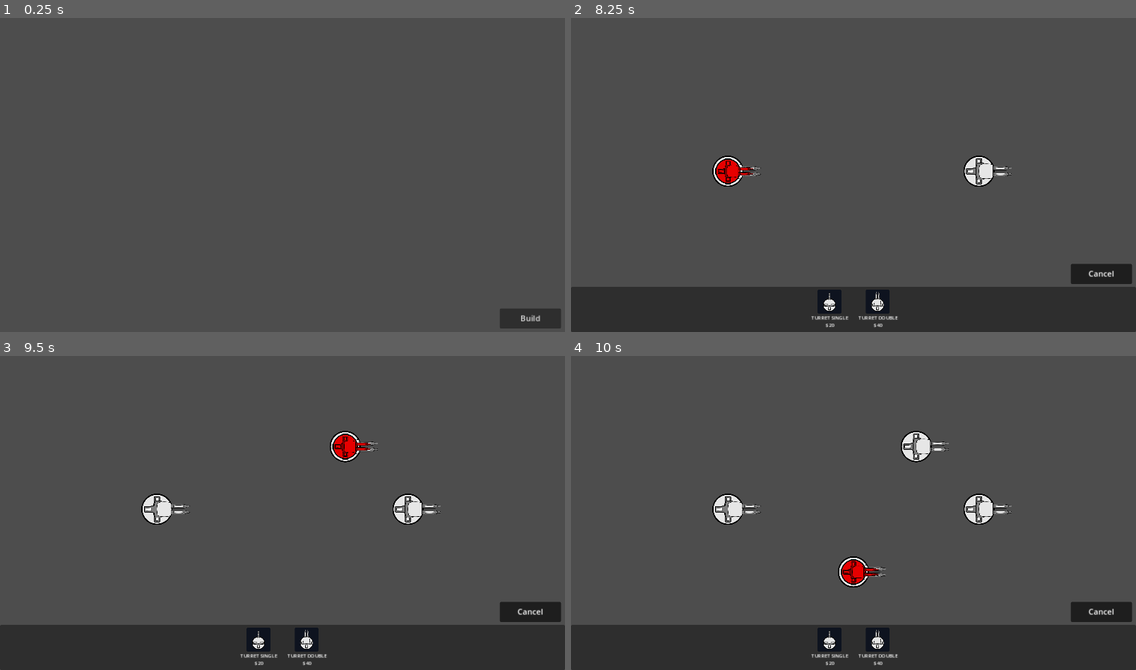
Above: before the commit, frames 1-4 (two rows, left to right).
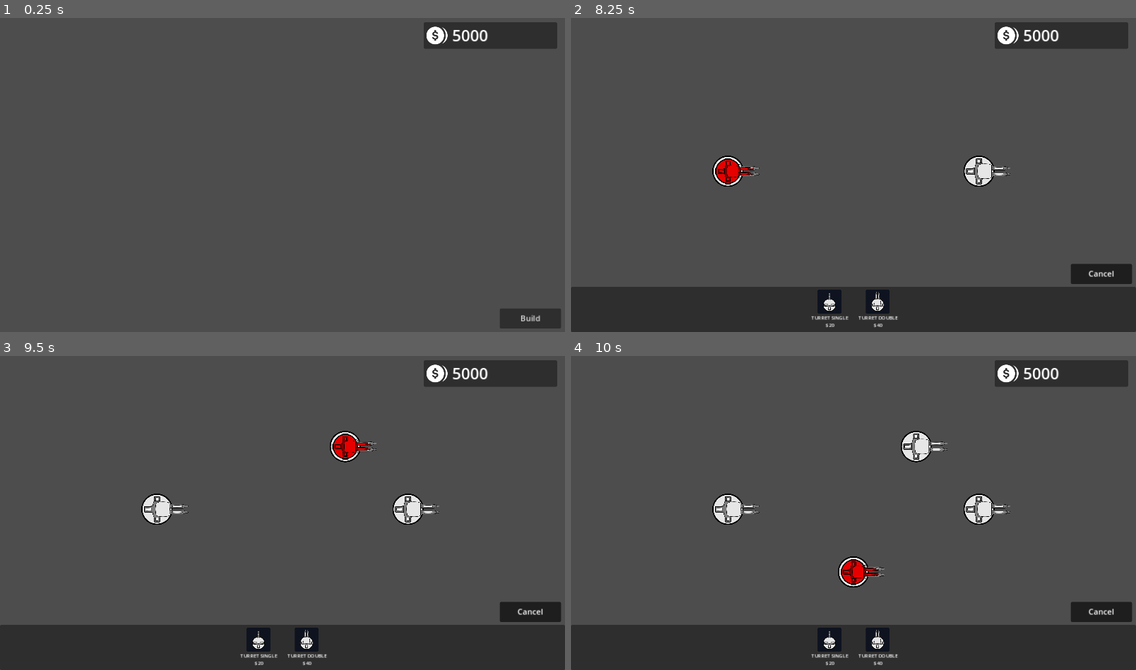
Above: after the commit, the same moments.

Repository: AdilDevStuff/TheLastGameJam2023
Game: Godot game, scene res://Scenes/World.tscn
Same seed, same stepped clock (60 frames per second), same inputs: the game is played once before the commit and once after it. The engine's default icon, where the game draws it, is replaced by a stand-in: a white triangle on a blue panel in a dark square.
Inputs (mouse positions are in pixels of both pictures, inside the frame that each line leads up to):
- Up to frame 1 (0.25 s): no input
- Up to frame 2 (8.25 s): click "Build" at 0.5 s; click (830, 300) at 1.25 s; click (830, 300) at 2 s; click (876, 300) at 2.75 s; click (876, 300) at 3.5 s; click (830, 300) at 4.25 s; click (876, 300) at 5 s; click "Cancel" at 5.75 s; click "Build" at 6.5 s; tap Enter at 7.25 s; move the mouse to (977, 156) at 7.27 s; click (977, 156) at 7.35 s; tap Space at 8 s; move the mouse to (740, 187) at 8.02 s; click (740, 187) at 8.1 s
- Up to frame 3 (9.5 s): tap Enter at 8.75 s; move the mouse to (339, 440) at 8.77 s; click (339, 440) at 8.85 s
- Up to frame 4 (10 s): tap Space at 9.5 s; move the mouse to (825, 575) at 9.52 s; click (825, 575) at 9.6 s

The runs differ from the first frame. In frame 1, 1.9% of the frame differs, in the area x 75-99%, y 1-10%; in frame 2, 2.0%; in frame 3, 2.1%; in frame 4, 2.2%, in the area x 27-99%, y 1-72%.

Commit message:
Fixed Some UI Problems

Diff:
--- a/Scenes/Bullets/DoubleTurret.tscn
+++ b/Scenes/Bullets/DoubleTurret.tscn
@@ -6,7 +6,7 @@
 [ext_resource type="Texture2D" uid="uid://ddbqce70dnhxp" path="res://Assets/PlayerUnits/Turret/DoubleBarrel.png" id="4_kwlg0"]
 
 [sub_resource type="CircleShape2D" id="CircleShape2D_ksn0m"]
-radius = 400.0
+radius = 32.3883
 
 [node name="DoubleTurret" instance=ExtResource("1_larht")]
 script = ExtResource("2_thkuu")
@@ -18,10 +18,8 @@
 [node name="CollisionShape2D" parent="." index="1"]
 shape = SubResource("CircleShape2D_ksn0m")
 
-[node name="Muzzle" type="Node2D" parent="." index="2"]
-scale = Vector2(0.25, 0.25)
+[node name="RayCast2D" parent="Barrel" index="0"]
+target_position = Vector2(1000, 0)
 
-[node name="Muzzle" type="Sprite2D" parent="Muzzle" index="0"]
-rotation = 1.57079
+[node name="MuzzleSprite" parent="Barrel" index="1"]
 texture = ExtResource("4_kwlg0")
-offset = Vector2(0, -120)
--- a/Scenes/Units/SingleTurret.tscn
+++ b/Scenes/Units/SingleTurret.tscn
@@ -2,36 +2,26 @@
 
 [ext_resource type="PackedScene" uid="uid://b5y177mviat22" path="res://Scenes/Units/UnitsBase.tscn" id="1_x6qwa"]
 [ext_resource type="Script" path="res://Scripts/SingleTurret.gd" id="2_c2l4t"]
-[ext_resource type="PackedScene" uid="uid://eli3glw6tkfy" path="res://Scenes/Bullets/SingleCanonShot.tscn" id="3_l8863"]
+[ext_resource type="PackedScene" uid="uid://eli3glw6tkfy" path="res://Scenes/Bullets/CanonShot.tscn" id="3_y7kef"]
 [ext_resource type="Texture2D" uid="uid://bdd8x25daw57a" path="res://Assets/PlayerUnits/Turret/TurretBase.png" id="4_ea8mx"]
 [ext_resource type="Texture2D" uid="uid://dv0bpa5n1qseu" path="res://Assets/PlayerUnits/Turret/SingleBarrel.png" id="5_0tsaj"]
 
-[sub_resource type="CircleShape2D" id="CircleShape2D_of8du"]
-radius = 400.0
+[sub_resource type="CircleShape2D" id="CircleShape2D_fgjlf"]
+radius = 32.3883
 
 [node name="SingleTurret" node_paths=PackedStringArray("muzzle") instance=ExtResource("1_x6qwa")]
 script = ExtResource("2_c2l4t")
 muzzle = NodePath("Barrel")
-health = 5.0
-damage = 2.0
-fire_rate = 1.0
-bullet_scene = ExtResource("3_l8863")
+bullet_scene = ExtResource("3_y7kef")
 
 [node name="Sprite2D" parent="." index="0"]
 scale = Vector2(0.25, 0.25)
 texture = ExtResource("4_ea8mx")
 
 [node name="CollisionShape2D" parent="." index="1"]
-shape = SubResource("CircleShape2D_of8du")
+shape = SubResource("CircleShape2D_fgjlf")
 
-[node name="Barrel" type="Node2D" parent="." index="2"]
-scale = Vector2(0.25, 0.25)
-
-[node name="BarrelSprite" type="Sprite2D" parent="Barrel" index="0"]
-use_parent_material = true
-position = Vector2(54, 0)
-rotation = 1.57079
+[node name="MuzzleSprite" parent="Barrel" index="1"]
 texture = ExtResource("5_0tsaj")
-offset = Vector2(0, -60)
 
 [connection signal="area_entered" from="." to="." method="_on_area_entered"]
--- a/Scenes/Units/UnitsBase.tscn
+++ b/Scenes/Units/UnitsBase.tscn
@@ -2,9 +2,24 @@
 
 [ext_resource type="Script" path="res://Scripts/UnitsBase.gd" id="1_vht0w"]
 
-[node name="UnitsBase" type="Area2D"]
+[node name="UnitsBase" type="Area2D" node_paths=PackedStringArray("raycast", "barrel")]
 script = ExtResource("1_vht0w")
+raycast = NodePath("Barrel/RayCast2D")
+barrel = NodePath("Barrel")
 
 [node name="Sprite2D" type="Sprite2D" parent="."]
 
 [node name="CollisionShape2D" type="CollisionShape2D" parent="."]
+
+[node name="Barrel" type="Node2D" parent="."]
+
+[node name="RayCast2D" type="RayCast2D" parent="Barrel"]
+position = Vector2(64, 0)
+target_position = Vector2(400, 0)
+collide_with_areas = true
+
+[node name="MuzzleSprite" type="Sprite2D" parent="Barrel"]
+use_parent_material = true
+rotation = 1.57079
+scale = Vector2(0.25, 0.25)
+offset = Vector2(0, -108.5)
--- a/Scenes/World.tscn
+++ b/Scenes/World.tscn
@@ -10,6 +10,7 @@
 [ext_resource type="Texture2D" uid="uid://bgymnd70sl2xx" path="res://Assets/UserInterface/ItemButtons/SingleTurretButton.png" id="8_e3kpi"]
 [ext_resource type="Texture2D" uid="uid://dej8n32l0wgg1" path="res://Assets/UserInterface/ItemButtons/SingleTurretButtonHovered.png" id="9_xdw2j"]
 [ext_resource type="Texture2D" uid="uid://doquyojsatq4i" path="res://Assets/UserInterface/ItemButtons/DoubleTurretButtonHovered.png" id="10_y8vjm"]
+[ext_resource type="Texture2D" uid="uid://bdto5h5fia4n0" path="res://Assets/UserInterface/Icons/CoinIcon.png" id="11_0nwqs"]
 
 [sub_resource type="Animation" id="Animation_3e0d2"]
 resource_name = "Enter"
@@ -119,7 +120,7 @@
 
 [node name="UserInterface" type="CanvasLayer" parent="."]
 
-[node name="GameUI" type="Control" parent="UserInterface" node_paths=PackedStringArray("item_slot", "interface_anims")]
+[node name="GameUI" type="Control" parent="UserInterface" node_paths=PackedStringArray("item_slot", "interface_anims", "items_bar", "coinsLabel")]
 layout_mode = 3
 anchors_preset = 15
 anchor_right = 1.0
@@ -129,9 +130,35 @@
 script = ExtResource("6_105vj")
 item_slot = NodePath("ItemsBar/MarginContainer/ItemSlots")
 interface_anims = NodePath("InterfaceAnims")
+items_bar = NodePath("ItemsBar")
+coinsLabel = NodePath("UserStats/HBoxContainer/CoinsLabel")
+
+[node name="UserStats" type="PanelContainer" parent="UserInterface/GameUI"]
+layout_mode = 1
+anchors_preset = 1
+anchor_left = 1.0
+anchor_right = 1.0
+offset_left = -288.0
+offset_top = 16.0
+offset_right = -16.0
+offset_bottom = 70.0
+grow_horizontal = 0
+
+[node name="HBoxContainer" type="HBoxContainer" parent="UserInterface/GameUI/UserStats"]
+layout_mode = 2
+
+[node name="CoinIcon" type="TextureRect" parent="UserInterface/GameUI/UserStats/HBoxContainer"]
+layout_mode = 2
+texture = ExtResource("11_0nwqs")
+expand_mode = 2
+
+[node name="CoinsLabel" type="Label" parent="UserInterface/GameUI/UserStats/HBoxContainer"]
+layout_mode = 2
+theme_override_font_sizes/font_size = 32
+text = "2000"
 
 [node name="ItemsBar" type="PanelContainer" parent="UserInterface/GameUI"]
-custom_minimum_size = Vector2(0, 92)
+custom_minimum_size = Vector2(1152, 92)
 layout_mode = 1
 anchors_preset = 12
 anchor_top = 1.0
--- a/Scripts/GameUI.gd
+++ b/Scripts/GameUI.gd
@@ -2,12 +2,18 @@
 
 # < ---------- VARIABLES ---------- >
 
+@export_category("Items bar")
 @export var item_slot: HBoxContainer
 @export var interface_anims: AnimationPlayer
+@export var items_bar: PanelContainer
+
+@export_category("User Stats")
+@export var coinsLabel: Label
 
 # < ---------- FUNCTIONS ---------- >
 
 func _ready() -> void:
+	items_bar.size.x = get_viewport_rect().size.x
 
 	for interface in self.get_children():
 		if interface is Control:
@@ -19,6 +25,9 @@
 	for button in buttons:
 		button.mouse_entered.connect(_on_mouse_entered)
 		button.mouse_exited.connect(_on_mouse_exited)
+
+func _process(delta: float) -> void:
+	coinsLabel.text = "%d" % Global.coins
 
 # < ---------- SIGNALS ---------- >
 
--- a/Scripts/Global.gd
+++ b/Scripts/Global.gd
@@ -1,6 +1,7 @@
 extends Node
 
 var unit_idx: int = 0
+var coins: int = 5000
 
 var mouse_on_gui: bool = false
 var can_place_unit: bool = false
--- a/Scripts/UnitsBase.gd
+++ b/Scripts/UnitsBase.gd
@@ -1,14 +1,38 @@
 class_name Units
 extends Area2D
 
-@export_category("Stats")
+@export_category("Unit Stats")
 @export var health: float
 @export var damage: float
 @export var fire_rate: float
+@export var price: float
 
+@export_group("References")
 @export var bullet_scene: PackedScene
+@export var raycast: RayCast2D
+@export var barrel: Node2D
+
+var can_shoot: bool = false
+
+func _process(delta: float) -> void:
+	if is_ray_colliding():
+		print("Collided")
+	else:
+		print("Not Collided")
 
 func shoot(bullet_spawn_position: Vector2):
-	var bullet_instance = bullet_scene.instantiate()
-	bullet_instance.position = bullet_spawn_position
-	get_parent().add_child(bullet_instance)
+	if can_shoot:
+		var bullet_instance = bullet_scene.instantiate()
+		bullet_instance.position = bullet_spawn_position
+		get_parent().add_child(bullet_instance)
+		can_shoot = false
+		await get_tree().create_timer(fire_rate).timeout
+		can_shoot = true
+
+func is_ray_colliding():
+	if raycast.is_colliding():
+		var collider = raycast.get_collider()
+		if collider.is_in_group("Enemy"):
+			return true
+	else:
+		return false
Binary file added: Assets/UserInterface/Icons/CoinIcon.png
Not shown, added: Assets/UserInterface/Icons/CoinIcon.png.import
Renamed: Scenes/Bullets/SingleCanonShot.tscn -> Scenes/Bullets/CanonShot.tscn
Not shown: 1 places in Scenes/World.tscn that only renumber resources
